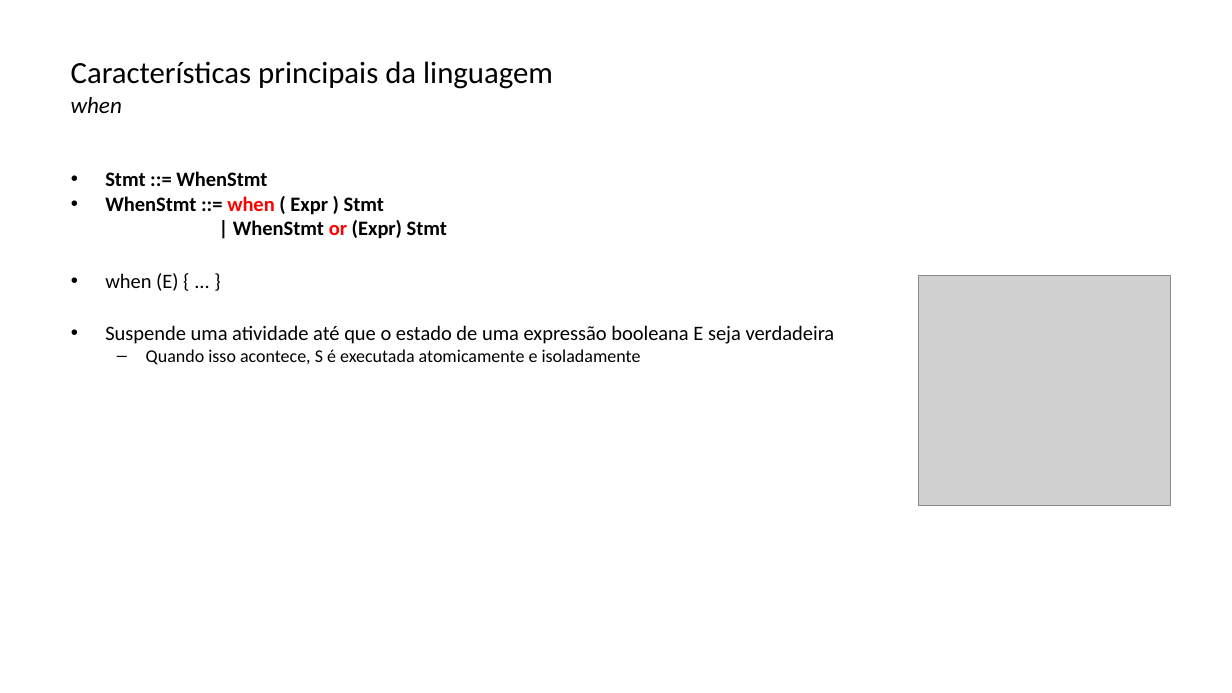
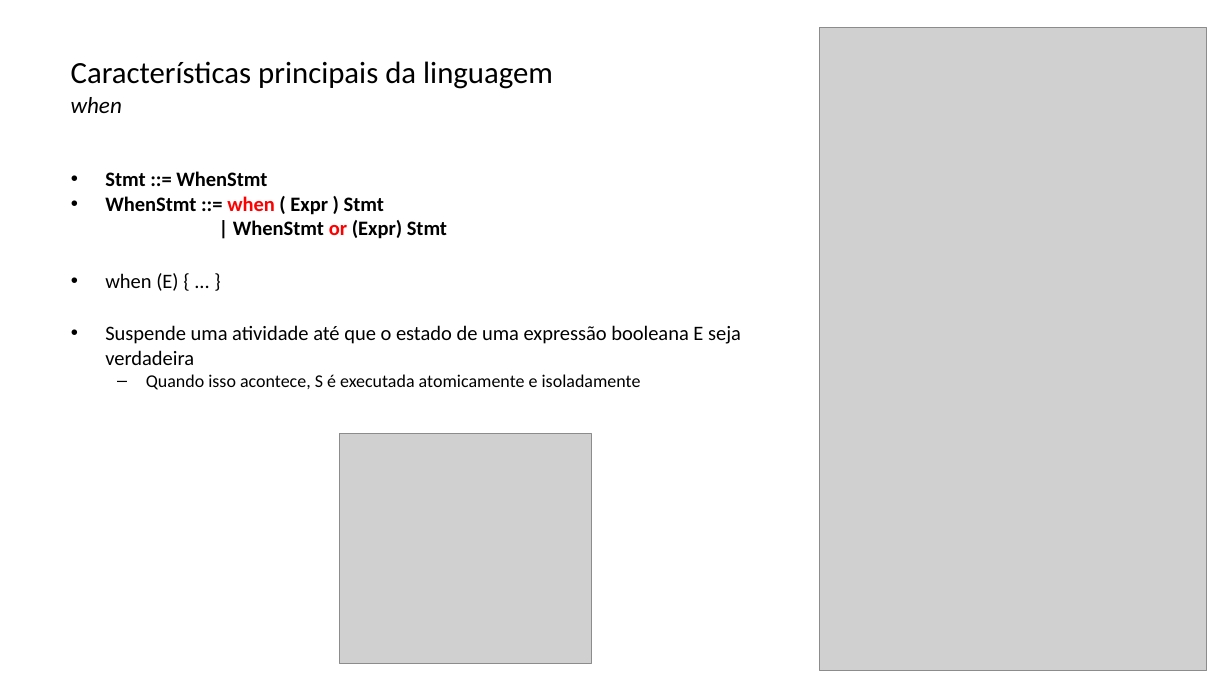
Before and after one commit to lquatrin/inf2591, a slide deck: slide 27 of x10.pptx. Drawn at 1232x693 pixels with LibreOffice and Linux fonts; fonts in the diff are those of the drawing; grey boxes stand for pictures. Boxes give left, top, right and bottom in pixels: in the first picture for what was removed or moved away, otherwise in the second. Text is boxed around its words. In the diff, an @@ line names an element or a change of style, - is before the commit and + after.

```diff
--- a/x10.pptx
+++ b/x10.pptx
@@ picture added at (820,28,1207,671) @@
@@ text "Stmt ::= WhenStmt" rewrapped from (105,171,835,365) to (105,171,741,390) @@
@@ picture: place and size @@
-picture at (919,275,1171,506)
+picture at (339,433,592,664)
```
Also in this commit, not shown: 12 other slides changed, 8 slides added, 3 slides removed, 1 other file.
